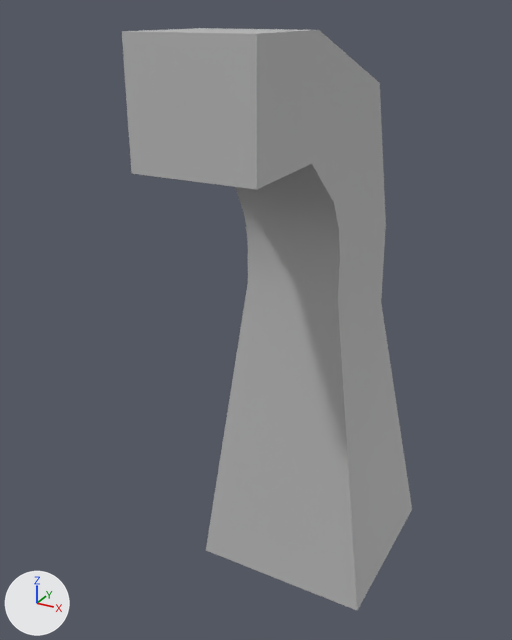
A saved change to the FBX model models/Droppers/droppertemp.fbx.
Before and after are seen from a 50 mm lens placed at (0.461, -1.082, 0.784), pointed at (-0.052, -0.15, 0.317). Every picture has the same lights, and +X, +Y and +Z are marked at lower left. Where no turn or scale is listed for an object, it has been applied to the vertices.
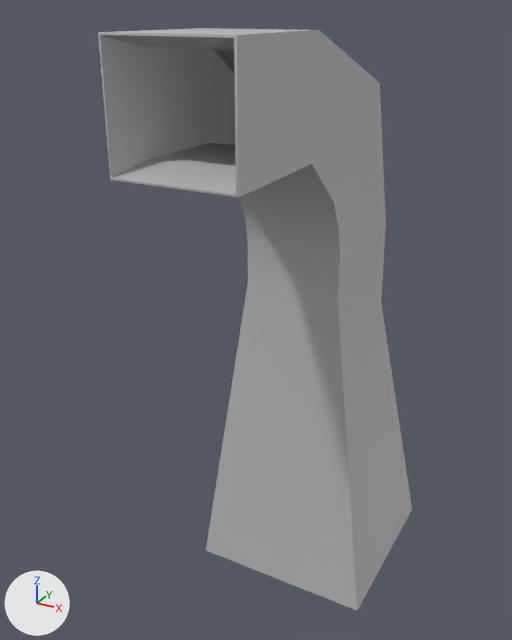
Patch to the scene script:
```diff
--- a/models/Droppers/droppertemp.fbx.py
+++ b/models/Droppers/droppertemp.fbx.py
@@ mat_materials_dev_black_unlit_vmat @@
+mat_materials_dev_black_unlit_vmat = principled_material('materials/dev/black_unlit.vmat')
+mat_materials_dev_black_unlit_vmat.base_color = (0.5, 0.5, 0.5)  # grey #bcbcbc
+mat_materials_dev_black_unlit_vmat.roughness = 0.553
@@ me_mesh_6mesh @@
 # used by ob_mesh_6; location = (0.0, 0.0, 0.0)
-me_mesh_6mesh.from_pydata(...)  # 30 vertices, 17 faces; spans x -0.16..0.16, y -0.4..0.16, z -0.2..0.76
+me_mesh_6mesh.from_pydata(...)  # 54 vertices, 41 faces; spans x -0.16..0.16, y -0.441..0.16, z -0.2..0.76
+# me_mesh_6mesh part 1
+# 1 face is deleted
+# 16 vertices are added at x -0.087..0.087, y -0.441..0.034, z 0.24..0.76
+# 8 new vertices lie (0.138, 0.0, 0.0) away from vertices in x -0.069, y -0.39..0.034, z 0.24..0.744
+# 18 new faces join them, mat_materials_dev_reflectivity_30_vmat (grey #bcbcbc)
+# 7 new faces join them, mat_materials_dev_black_unlit_vmat (grey #bcbcbc)
 me_mesh_6mesh.materials.append(mat_materials_dev_reflectivity_30_vmat)
+me_mesh_6mesh.materials.append(mat_materials_dev_black_unlit_vmat)  # grey #bcbcbc
```

Pixel boxes (x1, y1, x2, y2) of what changed, in the pictures (512 x 640 px):
'mesh_6', reshaped (8% wider): before (122, 28, 412, 610); after (98, 28, 412, 610)
part 1 of me_mesh_6mesh, built on: before (122, 31, 257, 190); after (98, 31, 257, 197)
